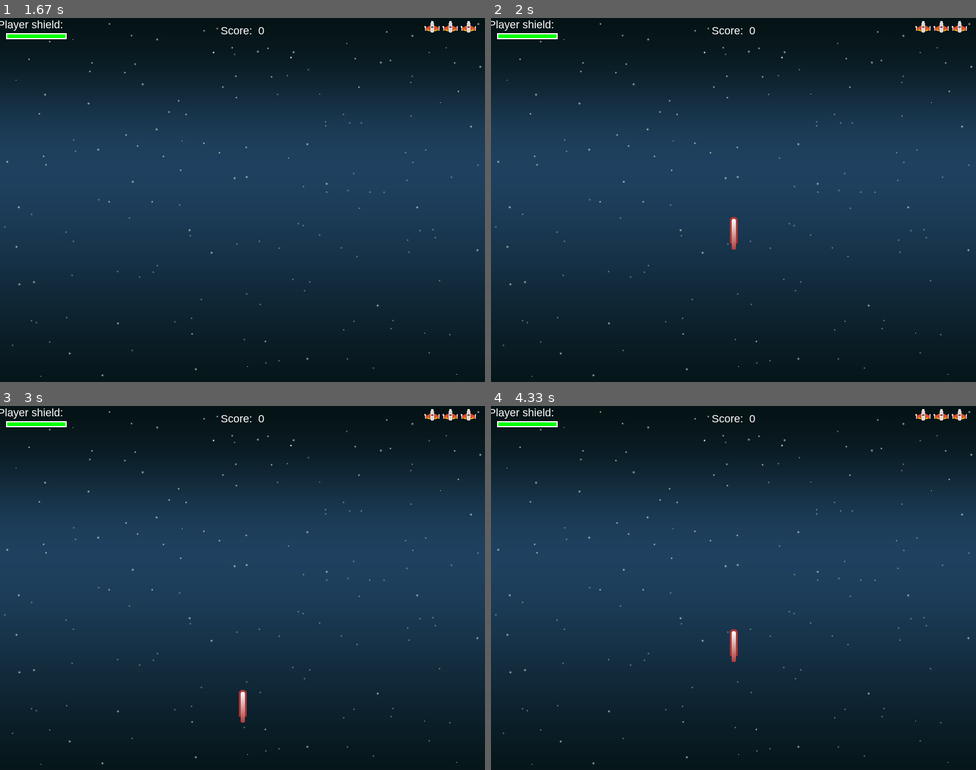
Above: before the commit, frames 1-4 (two rows, left to right).
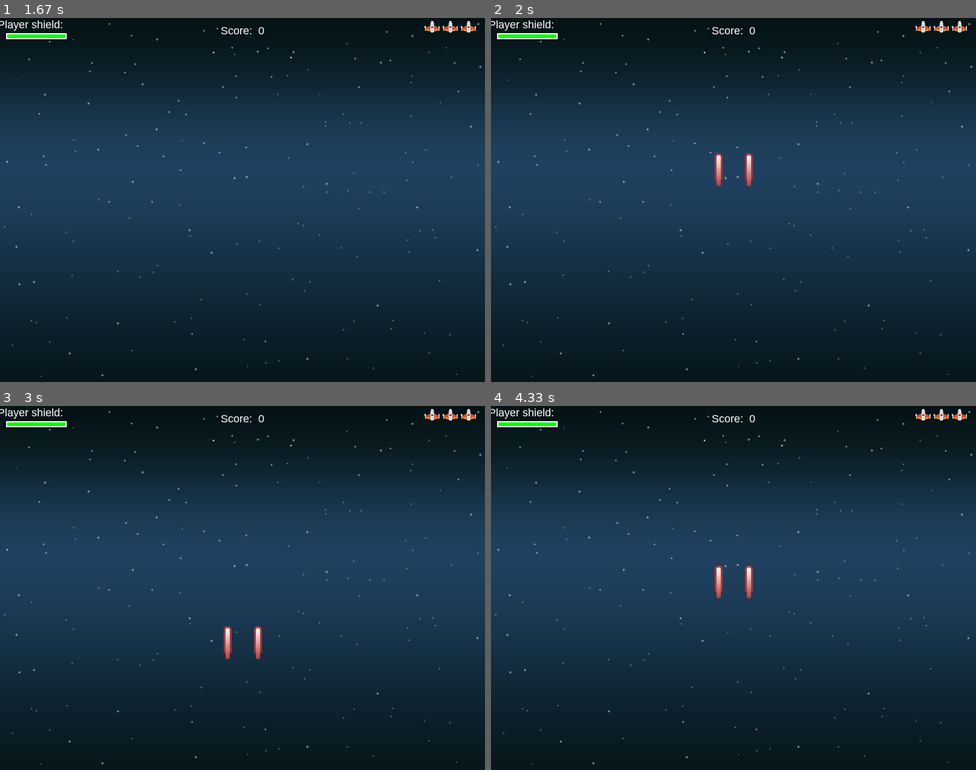
Above: after the commit, the same moments.

Repository: LongKelvin/Pygame_ShootingGame
Game: pygame game, started from main.py
Same seed, same stepped clock (60 frames per second), same inputs: the game is played once before the commit and once after it.
Inputs:
- Up to frame 1 (1.67 s): hold Right 0.33-0.8 s; hold Up 0.83-1.18 s
- Up to frame 2 (2 s): tap Space at 1.72 s
- Up to frame 3 (3 s): tap Space at 2.95 s
- Up to frame 4 (4.33 s): tap Space at 4.12 s

Frame 1 is identical in both runs. In frame 2, 0.4% of the frame differs, in the area x 46-54%, y 37-64%; in frame 3, 0.4%; in frame 4, 0.4%.

Commit message:
update OOP structuring

Diff:
--- a/Bullet.py
+++ b/Bullet.py
@@ -1,5 +1,5 @@
-
 from settings import *
+import pygame
 
 
 class Bullet(pygame.sprite.Sprite):
@@ -8,6 +8,7 @@
         # self.image = pygame.Surface((10, 20))
         bullet_img = pygame.image.load(path.join(img_dir, "laserRed16.png")).convert()
         self.image = bullet_img
+
         # self.image.fill(YELLOW)
         # self.image.fill(BLACK)
         self.image.set_colorkey(BLACK)
--- a/Explosion.py
+++ b/Explosion.py
@@ -1,5 +1,5 @@
 from settings import *
-
+import pygame
 
 class Explosion(pygame.sprite.Sprite):
     def __init__(self, center, size):
--- a/Mob.py
+++ b/Mob.py
@@ -1,7 +1,7 @@
 
 import random
 from settings import *
-
+import pygame
 
 class Mob(pygame.sprite.Sprite):
     def __init__(self):
--- a/Player.py
+++ b/Player.py
@@ -1,9 +1,5 @@
+from Bullet import *
 import pygame
-import random
-from settings import *
-
-from Bullet import *
-import GameSound
 
 
 class Player(pygame.sprite.Sprite):
@@ -13,6 +9,7 @@
         self.group = game.all_sprites
         pygame.sprite.Sprite.__init__(self)
         player_img = pygame.image.load(path.join(img_dir, "playerShip1_orange.png")).convert()
+        print(player_img)
         self.image = pygame.transform.scale(player_img, (50, 38))
         self.image.set_colorkey(BLACK)
         self.rect = self.image.get_rect()
@@ -28,7 +25,7 @@
         self.lives = 3
         self.hidden = False
         self.hidden_time = pygame.time.get_ticks()
-        self.power = 1
+        self.power = 2
         self.power_time = pygame.time.get_ticks()
         print("Player has init complete")
 
@@ -43,6 +40,7 @@
             self.rect.centerx = (WIDTH / 2)
             self.rect.bottom = HEIGHT - 10
         self.speedx = 0
+
         keystate = pygame.key.get_pressed()
         if keystate[pygame.K_LEFT]:
             self.speedx = -5
--- a/PowerUp.py
+++ b/PowerUp.py
@@ -1,5 +1,6 @@
 import random
 from settings import *
+import pygame
 
 
 class PowerUp(pygame.sprite.Sprite):
--- a/main.py
+++ b/main.py
@@ -10,6 +10,7 @@
 class Game:
     def __init__(self):
         # init game
+        self.all_sprites = pygame.sprite.Group()
         pygame.init()
         pygame.mixer.init()
         self.screen = pygame.display.set_mode((WIDTH, HEIGHT))
@@ -24,8 +25,8 @@
         self.background = pygame.image.load(path.join(img_dir, "starfield.png")).convert()
         self.background_rect = self.background.get_rect()
 
-        player_img = pygame.image.load(path.join(img_dir, "playerShip1_orange.png")).convert()
-        self.player_mini_img = pygame.transform.scale(player_img, (25, 19))
+        self.player_img_mini = pygame.image.load(path.join(img_dir, "playerShip1_orange.png")).convert()
+        self.player_mini_img = pygame.transform.scale(self.player_img_mini, (25, 19))
         self.player_mini_img.set_colorkey(BLACK)
         # load sound and music
         # Load all game sound and music
@@ -49,8 +50,8 @@
 
     def new(self):
         # start a new game
+
         self.score = 0
-        self.all_sprites = pygame.sprite.Group()
         self.mobs = pygame.sprite.Group()
         self.powerups = pygame.sprite.Group()
         self.player = Player(self)
@@ -59,16 +60,18 @@
 
     def run(self):
         # Game loop
-        print("Game running")
         self.playing = True
         while self.playing:
             self.clock.tick(FPS)
             self.events()
             self.update()
             self.draw()
+            self.player.update()
+            m = Mob()
+            m.update()
 
     def update(self):
-        print("Game in update")
+
         # Game loop sprites update
         self.all_sprites.update()
         # hit mob ...
@@ -94,6 +97,7 @@
             expl = Explosion(hit.rect.center, 'sm')
             self.all_sprites.add(expl)
             self.newmob()
+            print(hit)
 
             if self.player.shield <= 0:
                 death_explosion = Explosion(hit.rect.center, 'player')
--- a/settings.py
+++ b/settings.py
@@ -1,7 +1,5 @@
 # game windows init
-from os import path
 
-import pygame
 from os import path
 
 WIDTH = 800
